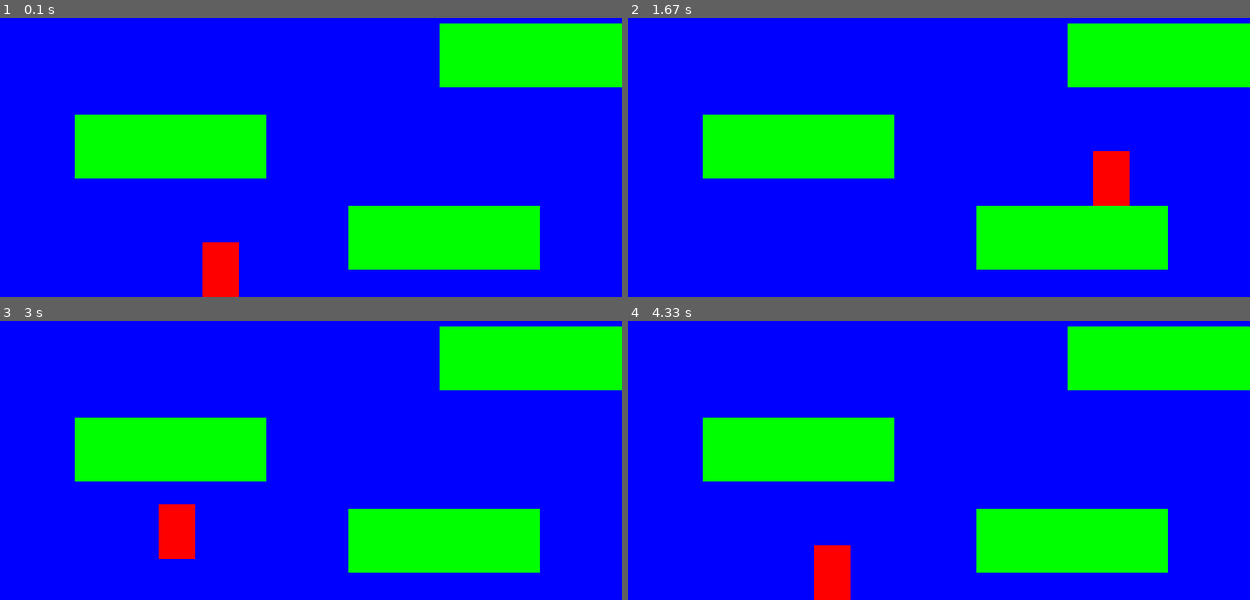
Above: before the commit, frames 1-4 (two rows, left to right).
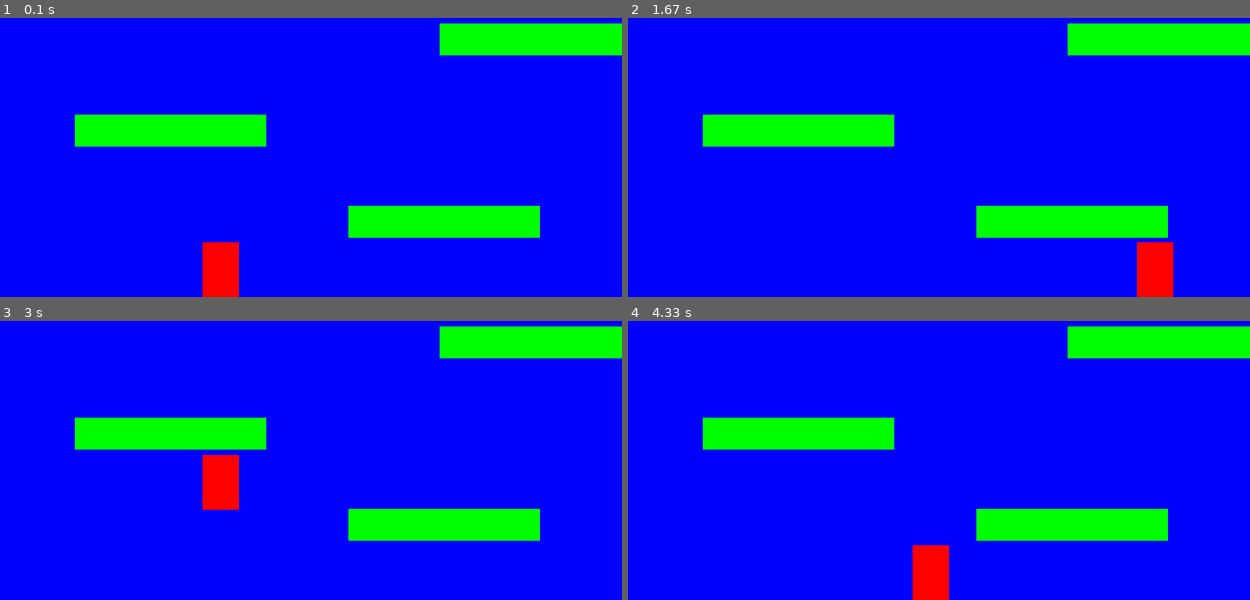
Above: after the commit, the same moments.

Repository: ZafarK638/zafark-python-classwork
Game: pygame game, started from programming/pygame practice/sprites/platformer.py
Two runs of this game, one before a commit and one after it. Both use one fixed random seed, a clock stepped at 60 frames per second and the inputs below.
Inputs:
- Up to frame 1 (0.1 s): no input
- Up to frame 2 (1.67 s): hold Right 0.33-0.8 s; hold Up 0.83-1.13 s; hold Right 1.17-1.63 s
- Up to frame 3 (3 s): hold Left 1.67-2.2 s; hold Left 2.23-2.63 s; hold Up from 2.67 s (still down)
- Up to frame 4 (4.33 s): release Up at 3.03 s; hold Right 3.07-3.7 s; hold Left 3.73-4.2 s; hold Right from 4.23 s (still down)

The runs differ from the first frame. In frame 1, 10% of the frame differs, in the area x 12-100%, y 13-91%; in frame 2, 12%; in frame 3, 12%; in frame 4, 13%, in the area x 12-100%, y 13-100%.

Commit message:
Update platformer.py

Diff:
--- a/programming/pygame practice/sprites/platformer.py
+++ b/programming/pygame practice/sprites/platformer.py
@@ -151,9 +151,9 @@
         Level.__init__(self, player)
 
         # Array with width, height, x, and y of platform
-        level = [[210, 70, 500, 500],
-                 [210, 70, 200, 400],
-                 [210, 70, 600, 300],
+        level = [[210, 35, 500, 500],
+                 [210, 35, 200, 400],
+                 [210, 35, 600, 300],
                  ]
 
         # Go through the array above and add platforms
